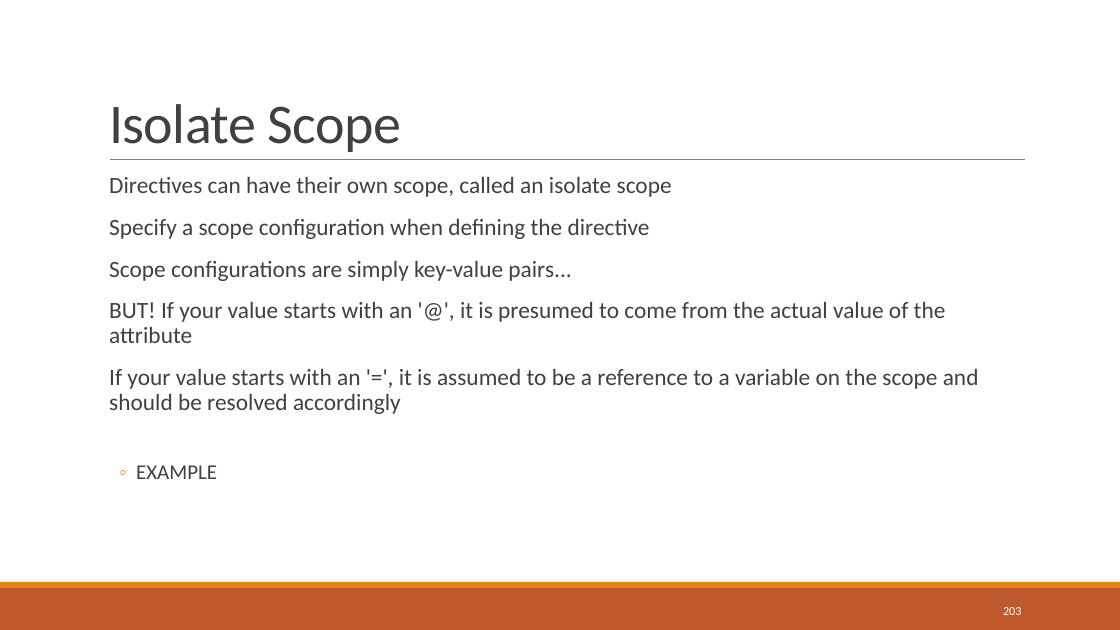
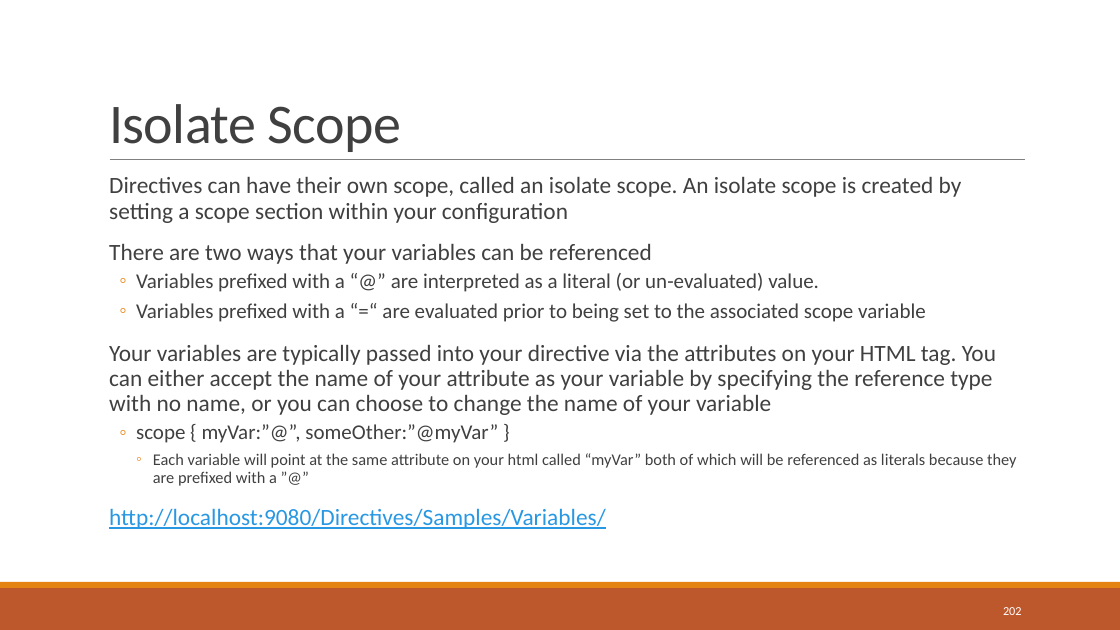
Before and after one commit to sbechtold/angularjs, a slide deck: slide 202 of materials/AngularJS.pptx (slide 203 before the commit). Drawn at 1120x630 pixels with LibreOffice and Linux fonts; fonts in the diff are those of the drawing. Boxes give left, top, right and bottom in pixels: in the first picture for what was removed or moved away, otherwise in the second. Text is boxed around its words. In the diff, an @@ line names an element or a change of style, - is before the commit and + after.

Commit message:
Added Samples for Directivs

```diff
--- a/materials/AngularJS.pptx
+++ b/materials/AngularJS.pptx
@@ text at bbox=[109, 177, 1017, 529]: text changed @@
-  Directives can have their own scope, called an isolate scope
-  Specify a scope configuration when defining the directive
-  Scope configurations are simply key-value pairs...
-  BUT! If your value starts with an '@', it is presumed to come from the actual value of the attribute
-  If your value starts with an '=', it is assumed to be a reference to a variable on the scope and should be resolved accordingly
-  ◦ EXAMPLE
+  Directives can have their own scope, called an isolate scope. An isolate scope is created by setting a scope section within your configuration
+  There are two ways that your variables can be referenced
+  ◦ Variables prefixed with a “@” are interpreted as a literal (or un-evaluated) value.
+  ◦ Variables prefixed with a “=“ are evaluated prior to being set to the associated scope variable
+  Your variables are typically passed into your directive via the attributes on your HTML tag. You can either accept the name of your attribute as your variable by specifying the reference type with no name, or you can choose to change the name of your variable
+  ◦ scope { myVar:”@”, someOther:”@myVar” }
+    ◦ Each variable will point at the same attribute on your html called “myVar” both of which will be referenced as literals because they are prefixed with a ”@”
+  http://localhost:9080/Directives/Samples/Variables/
@@ page number at bbox=[1003, 607, 1022, 615]: text changed @@
-203
+202
```
Also in this commit, not shown: 1 other slide changed, 1 slide removed, 30 other files.
